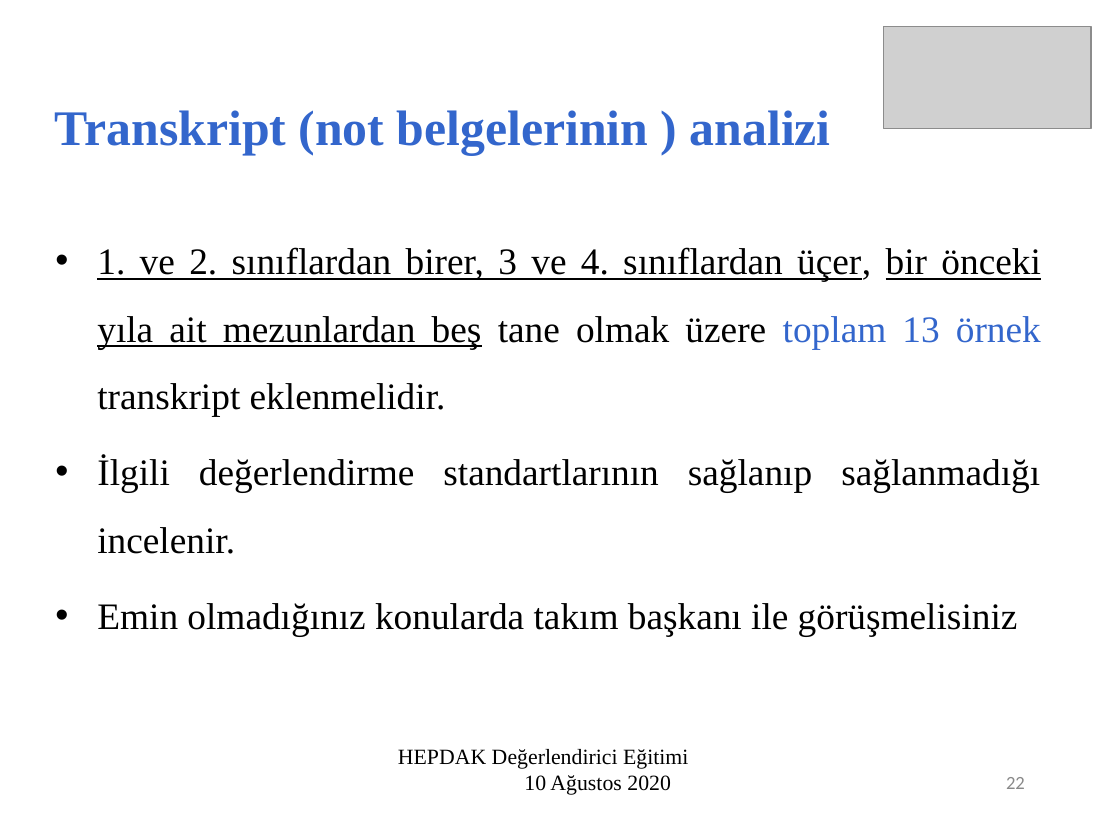
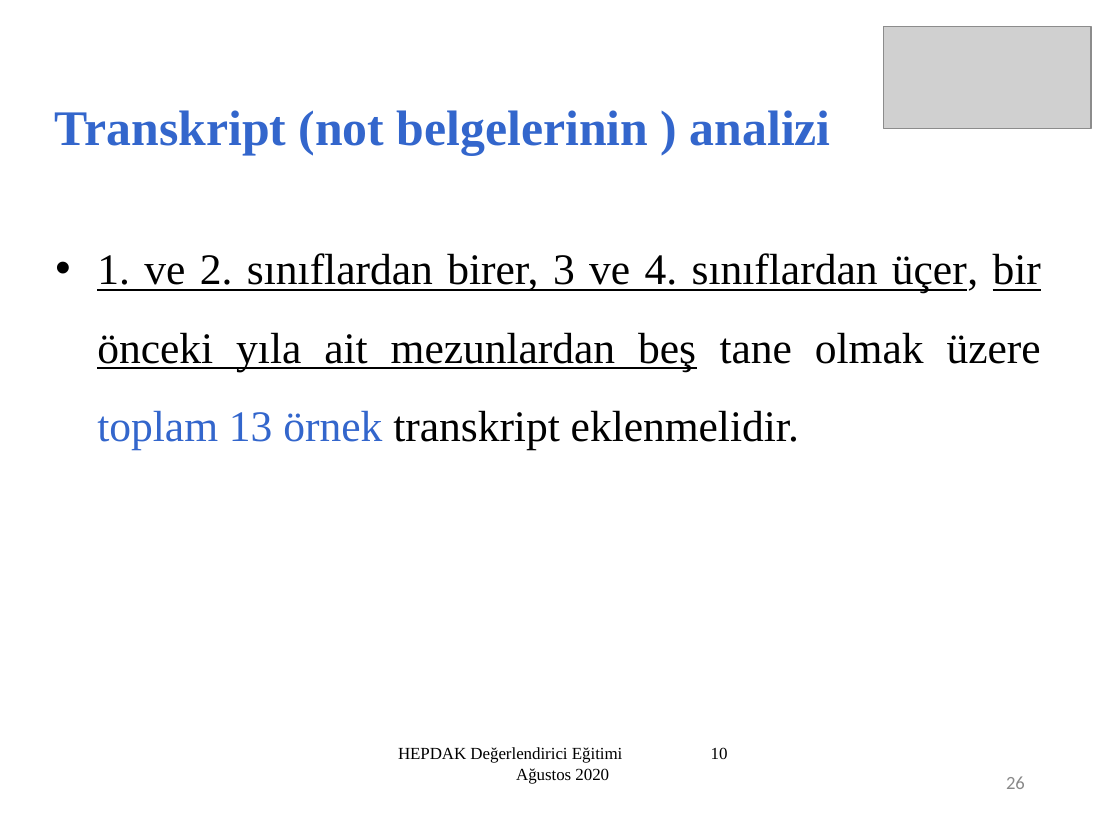
Before and after one commit to sametgolgeci/Hepdak-nextjs, a slide deck: slide 26 of public/doc/degerlendirici_egitim_5/5.ziyaret_oncesi_planlama.ppt (slide 22 before the commit). Drawn at 1120x840 pixels with LibreOffice and Linux fonts; fonts in the diff are those of the drawing; grey boxes stand for pictures. Boxes give left, top, right and bottom in pixels: in the first picture for what was removed or moved away, otherwise in the second. Text is boxed around its words. In the diff, an @@ line names an element or a change of style, - is before the commit and + after.

```diff
--- a/public/doc/degerlendirici_egitim_5/5.ziyaret_oncesi_planlama.ppt
+++ b/public/doc/degerlendirici_egitim_5/5.ziyaret_oncesi_planlama.ppt
@@ text "1. ve 2. sınıflardan birer, ..." at bbox=[97, 253, 1041, 450]: size 24 to 28 pt; more space between paragraphs @@
@@ text at bbox=[97, 457, 1040, 636]: paragraphs removed @@
-• İlgili değerlendirme standartlarının sağlanıp sağlanmadığı incelenir.
-• Emin olmadığınız konularda takım başkanı ile görüşmelisiniz
@@ text "HEPDAK Değerlendirici Eğitimi 10 Ağustos ..." at bbox=[398, 747, 623, 784]: size 14 to 10.8 pt @@
@@ page number at bbox=[1006, 776, 1025, 789]: text changed @@
-22
+26
```
Also in this commit, not shown: 36 other slides changed, 1 slide removed, 1 other file.
